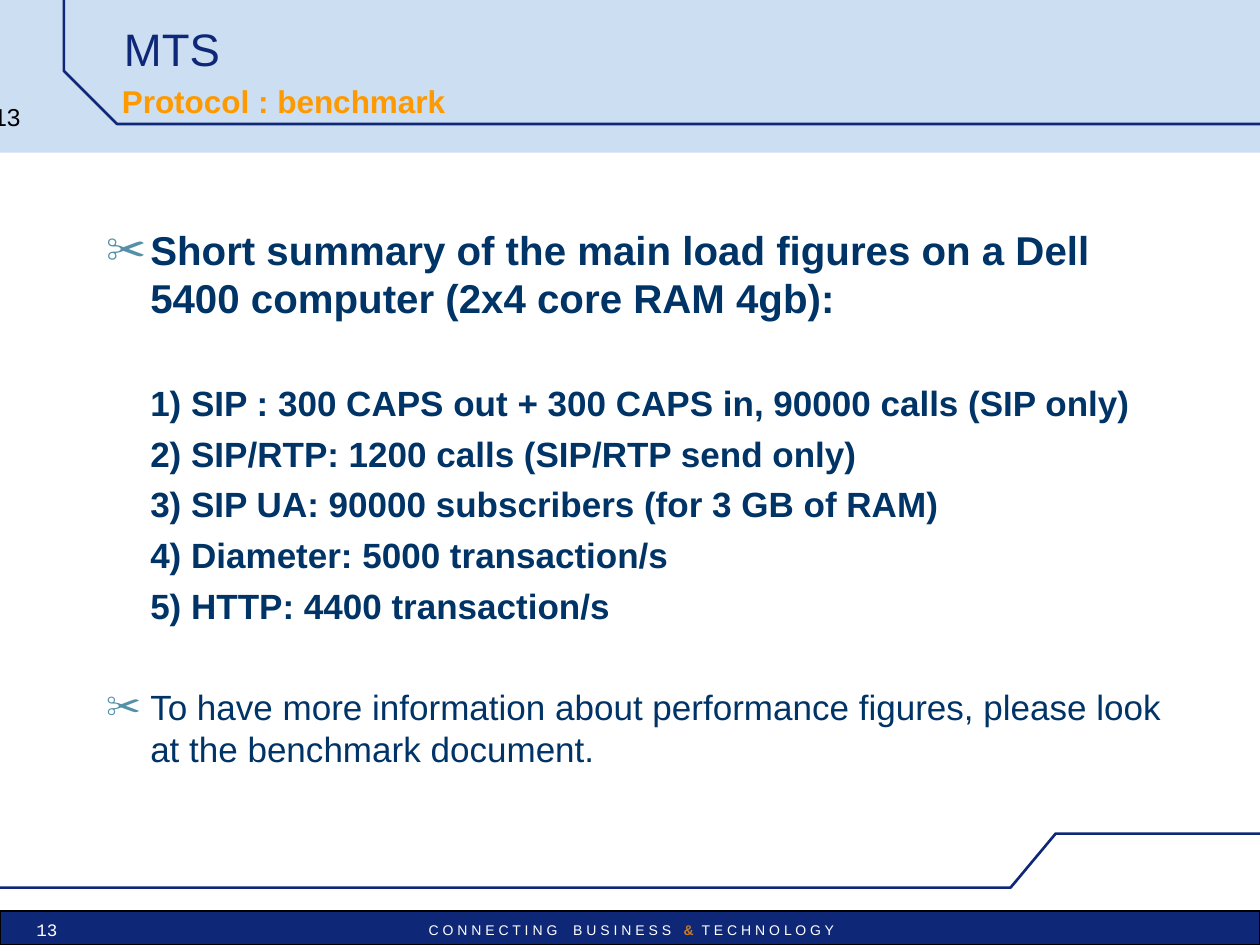
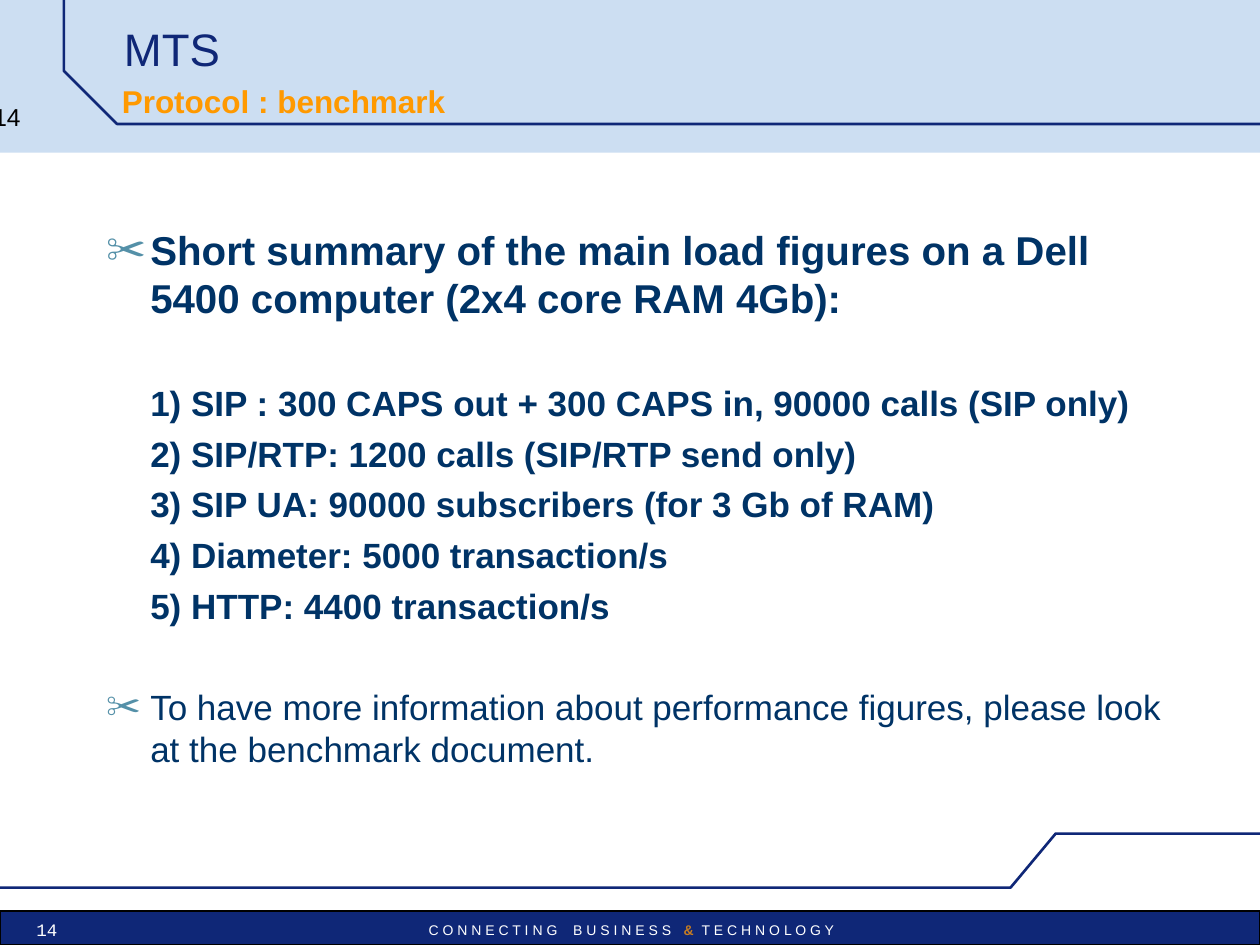
Before and after one commit to satishghiwari/mts-project, a slide deck: slide 14 of mts/src/main/doc/MTS_pres_technical.ppt (slide 13 before the commit). Drawn at 1260x945 pixels with LibreOffice and Linux fonts; fonts in the diff are those of the drawing; background and template pictures are left out. Boxes give left, top, right and bottom in pixels: in the first picture for what was removed or moved away, otherwise in the second. Text is boxed around its words. In the diff, an @@ line names an element or a change of style, - is before the commit and + after.

```diff
--- a/mts/src/main/doc/MTS_pres_technical.ppt
+++ b/mts/src/main/doc/MTS_pres_technical.ppt
@@ page number at [0, 109, 20, 126]: text changed @@
-13
+14
@@ text at [150, 236, 1089, 321]: text changed @@
-✂ Short summary of the main load figures on a Dell 5400 computer (2x4 core RAM 4gb):
+✂ Short summary of the main load figures on a Dell 5400 computer (2x4 core RAM 4Gb):
@@ text at [150, 491, 933, 524]: text changed @@
-3) SIP UA: 90000 subscribers (for 3 GB of RAM)
+3) SIP UA: 90000 subscribers (for 3 Gb of RAM)
@@ page number at [36, 924, 57, 936]: text changed @@
-13
+14
```
Also in this commit, not shown: 1 other slide changed, 1 slide added.
